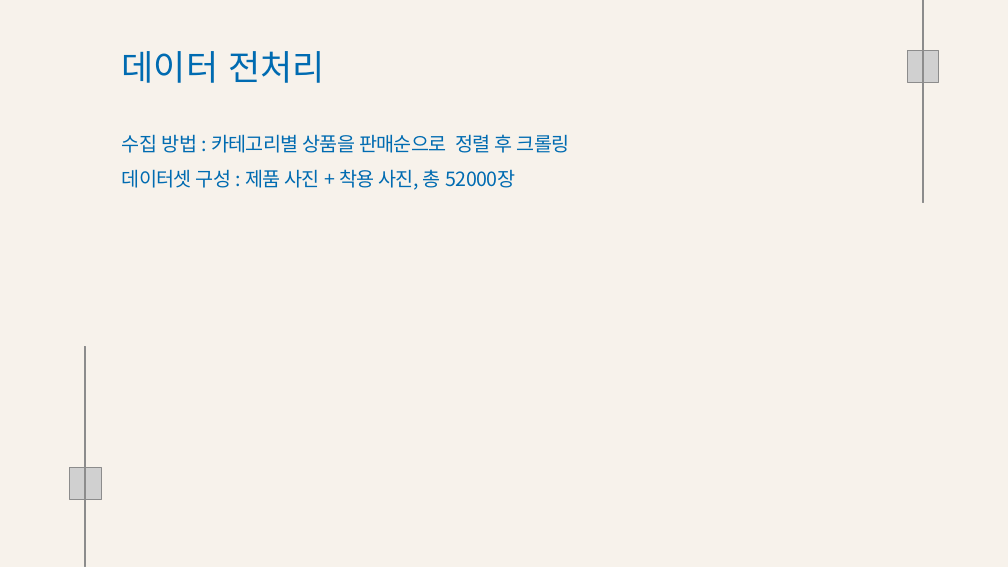
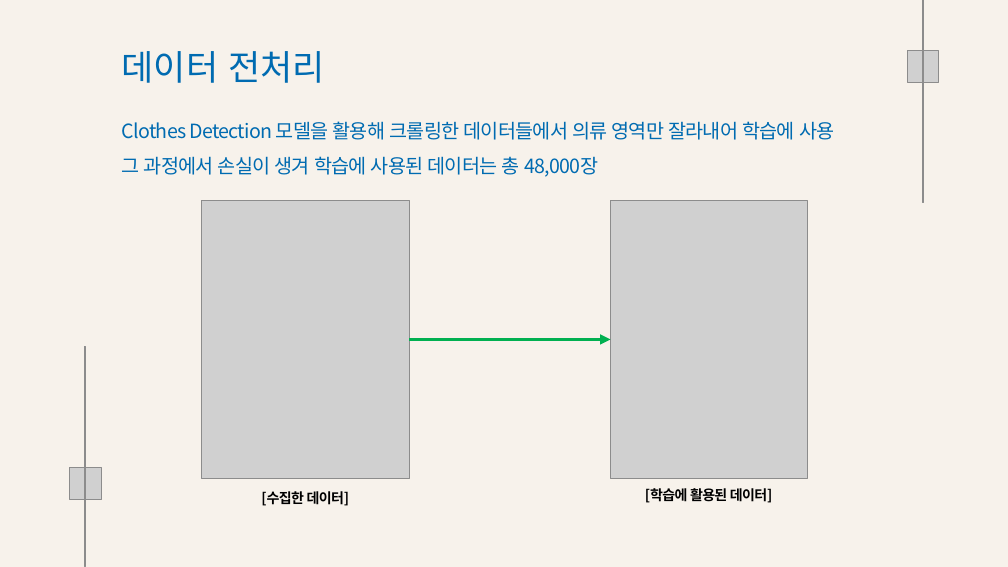
Before and after one commit to Playdata-G-DA35/DA35-final-team2-Item_Classification_RPA, a slide deck: slide 7 of documents/의류 카테고리 분류 모델 결과 보고서.pptx. Drawn at 1008x567 pixels with LibreOffice and Linux fonts; fonts in the diff are those of the drawing; grey boxes stand for pictures; background and template pictures are left out. Boxes give left, top, right and bottom in pixels: in the first picture for what was removed or moved away, otherwise in the second. Text is boxed around its words. In the diff, an @@ line names an element or a change of style, - is before the commit and + after.

```diff
--- a/documents/의류 카테고리 분류 모델 결과 보고서.pptx
+++ b/documents/의류 카테고리 분류 모델 결과 보고서.pptx
@@ text "Clothes Detection 모델을 활용해 크롤링한 ..." at (122, 121, 834, 177): vertical alignment middle to top @@
@@ text at (122, 121, 834, 177): text changed @@
-수집 방법 : 카테고리별 상품을 판매순으로 정렬 후 크롤링
-데이터셋 구성 : 제품 사진 + 착용 사진, 총 52000장
+Clothes Detection 모델을 활용해 크롤링한 데이터들에서 의류 영역만 잘라내어 학습에 사용
+그 과정에서 손실이 생겨 학습에 사용된 데이터는 총 48,000장
@@ picture added at (201, 201, 409, 478) @@
@@ picture added at (610, 201, 807, 478) @@
@@ arrow added from (409, 340) to (610, 340), #00B050 5 pt @@
@@ text added at (261, 491, 350, 506), 20 pt, text #000000, bold @@
+[수집한 데이터]
@@ text added at (645, 488, 773, 503), 20 pt, text #000000, bold @@
+[학습에 활용된 데이터]
```
Also in this commit, not shown: 7 other slides changed, 6 slides added, 10 slides removed, 7 other files.
